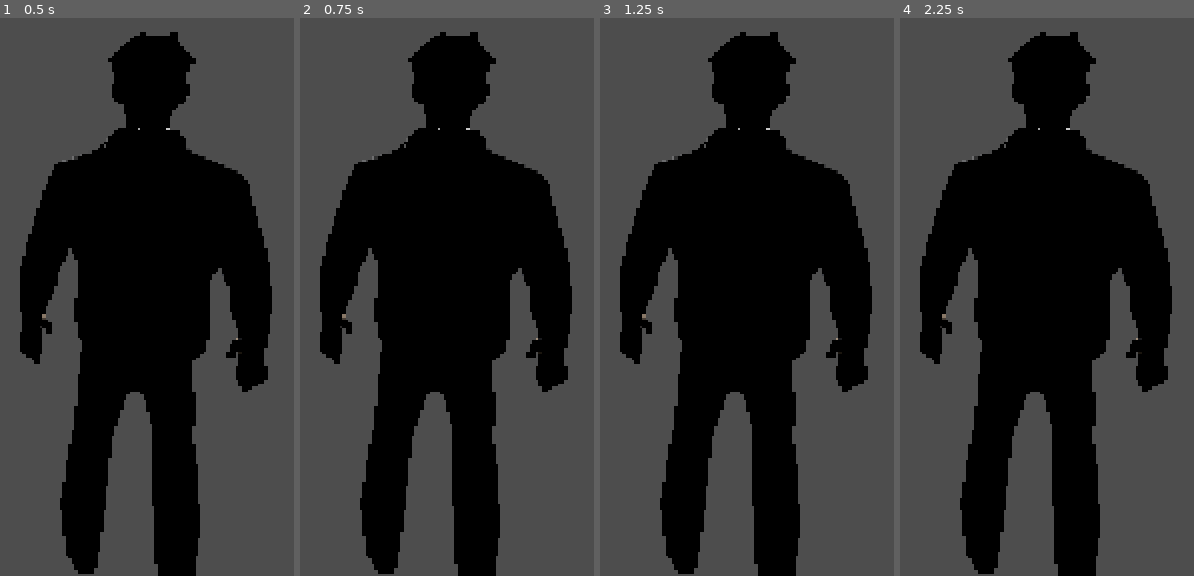
Above: before the commit, frames 1-4 (left to right).
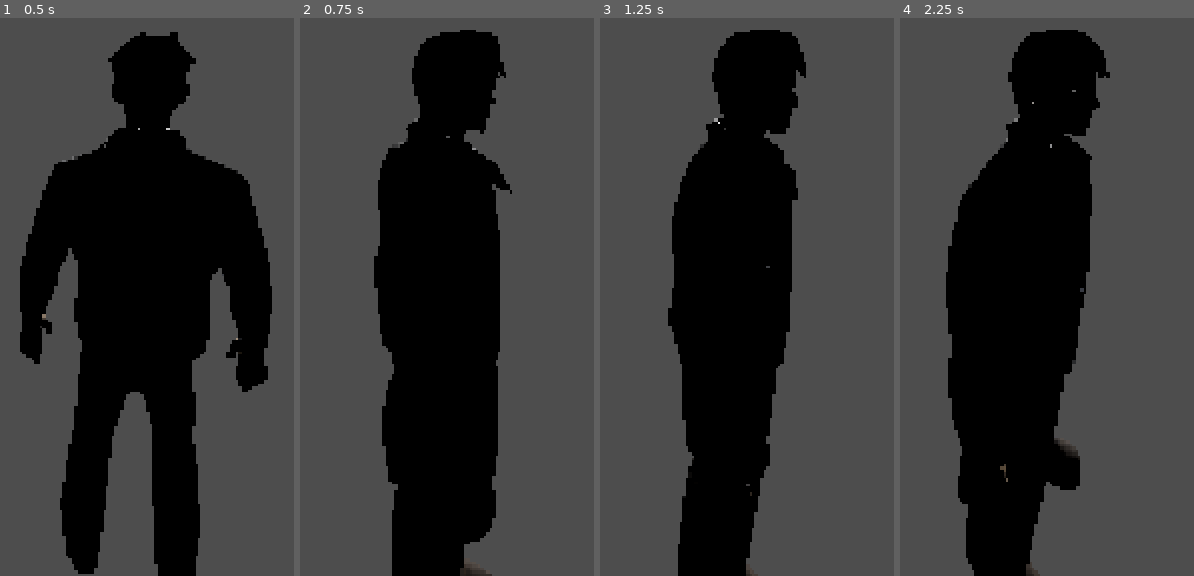
Above: after the commit, the same moments.

Repository: tactical4503/devil-hunter
Game: Godot game, scene res://Main.tscn.tscn
Same seed, same stepped clock (60 frames per second), same inputs: the game is played once before the commit and once after it.
Inputs:
- Up to frame 1 (0.5 s): no input
- Up to frame 2 (0.75 s): tap Enter at 0.5 s; hold D from 0.53 s (still down)
- Up to frame 3 (1.25 s): keep holding D
- Up to frame 4 (2.25 s): release D at 1.28 s; hold S 1.28-2.03 s; hold D from 2.03 s (still down)

Frame 1 is identical in both runs. In frame 2, 21% of the frame differs, in the area x 6-93%, y 2-100%; in frame 3, 24%; in frame 4, 25%.

Commit message:
Fix player facing direction

Diff:
--- a/Main.tscn.tscn
+++ b/Main.tscn.tscn
@@ -2,12 +2,14 @@
 
 [ext_resource type="PackedScene" uid="uid://k2w355vo07ds" path="res://models/Meshy_AI_Casual_Low_Poly_Man_0928004805_texture.glb" id="1_tc0k8"]
 [ext_resource type="Script" uid="uid://raylji6m12uk" path="res://player.gd" id="1_y1nyx"]
+[ext_resource type="Script" uid="uid://bcbhn7fa8mauc" path="res://player_model.gd" id="3_fdsuf"]
 
 [node name="Node3D" type="Node3D" unique_id=675583930]
 script = ExtResource("1_y1nyx")
 
-[node name="Meshy_AI_Casual_Low_Poly_Man_0928004805_texture" parent="." unique_id=1467937820 instance=ExtResource("1_tc0k8")]
+[node name="PlayerModel" parent="." unique_id=1467937820 instance=ExtResource("1_tc0k8")]
 transform = Transform3D(1, 0, 0, 0, 1, 0, 0, 0, 1, -2.129836, 0.026292384, 1.3647077)
+script = ExtResource("3_fdsuf")
 
 [node name="DirectionalLight3D" type="DirectionalLight3D" parent="." unique_id=1486982799]
 transform = Transform3D(1, 0, 0, 0, 1, 0, 0, 0, 1, -1.9929014, 0.7326695, 2.7162282)
--- /dev/null
+++ b/player_model.gd
@@ -0,0 +1,21 @@
+extends Node3D
+
+func _process(delta):
+	var direction = Vector3.ZERO
+
+	if Input.is_key_pressed(KEY_W):
+		direction.z -= 1
+
+	if Input.is_key_pressed(KEY_S):
+		direction.z += 1
+
+	if Input.is_key_pressed(KEY_A):
+		direction.x -= 1
+
+	if Input.is_key_pressed(KEY_D):
+		direction.x += 1
+
+	if direction.length() > 0:
+		direction = direction.normalized()
+		var target_rotation = atan2(direction.x, direction.z) + PI
+		rotation.y = lerp_angle(rotation.y, target_rotation, 8.0 * delta)
Not shown, added: player_model.gd.uid
